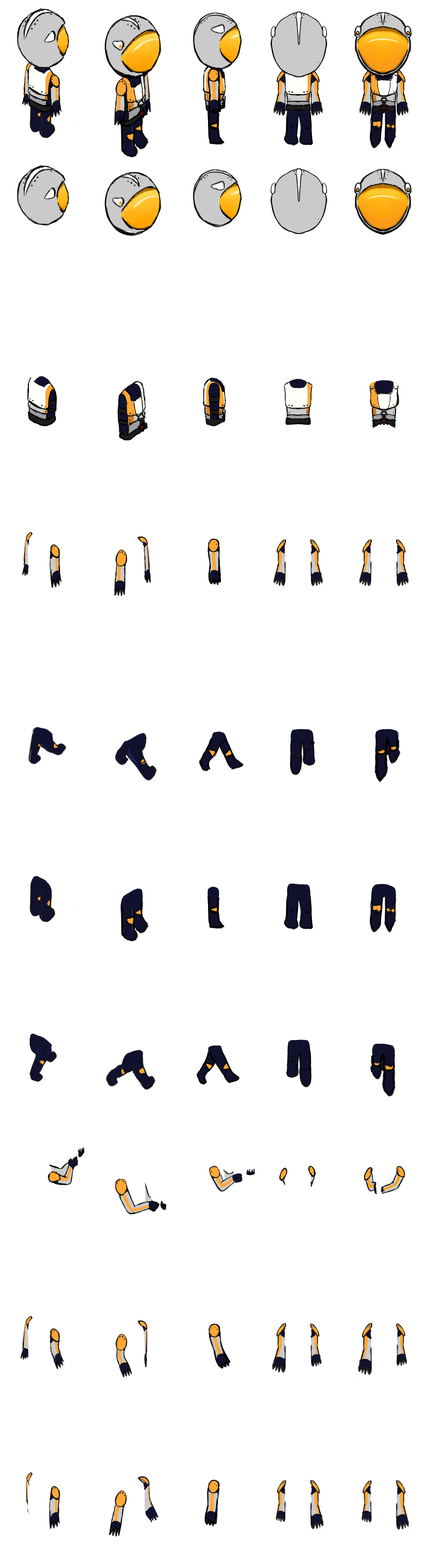
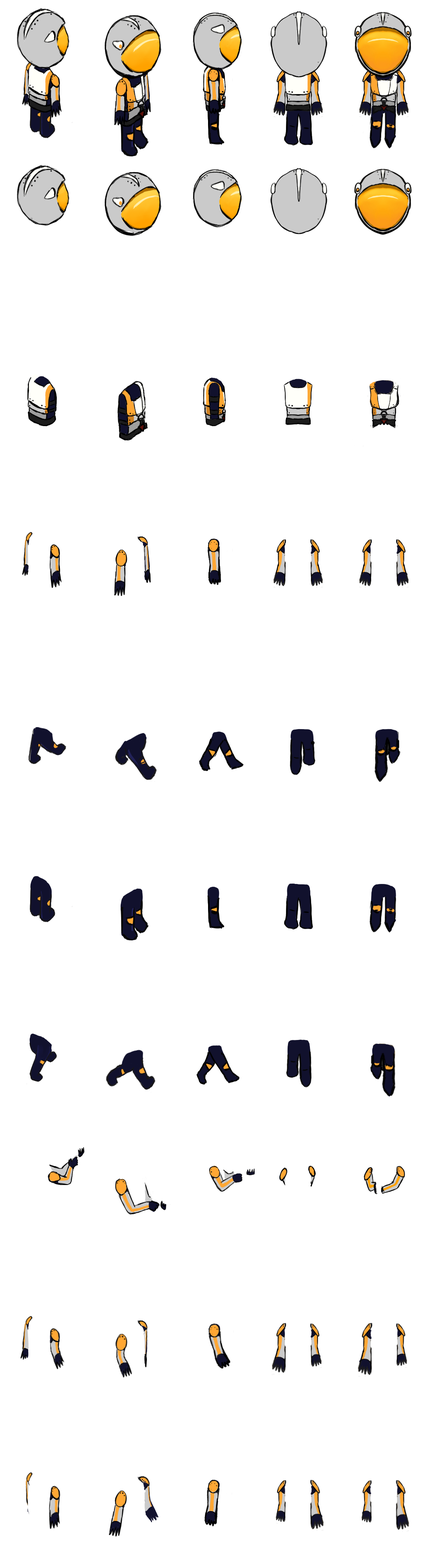
Layered file, before and after one edit (429×1568). Changes by layer:
painted on "lines legs right" over [145,778,153,782]
painted on "color overlay" (1st of 2, in "Layer 52" › "legs right" › "color system") over [145,778,153,782]
painted on "alpha channel base" (1st of 2, in "Layer 52" › "legs right" › "color system") over [145,778,153,782]
painted on "lines legs middle" over [126,939,137,942]
painted on "color overlay" (2nd of 2, in "Layer 52" › "legs middle" › "color system") over [126,939,137,942]
painted on "alha channel base" over [126,939,137,942]
